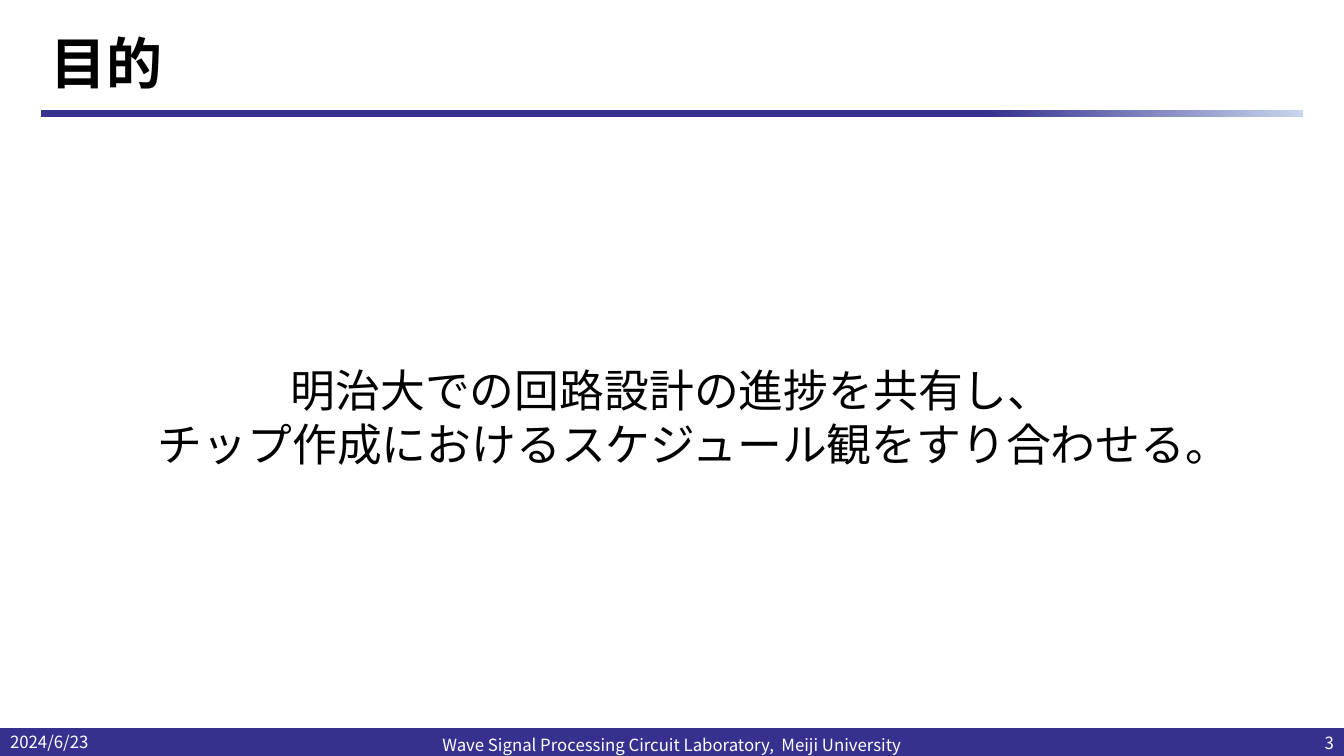
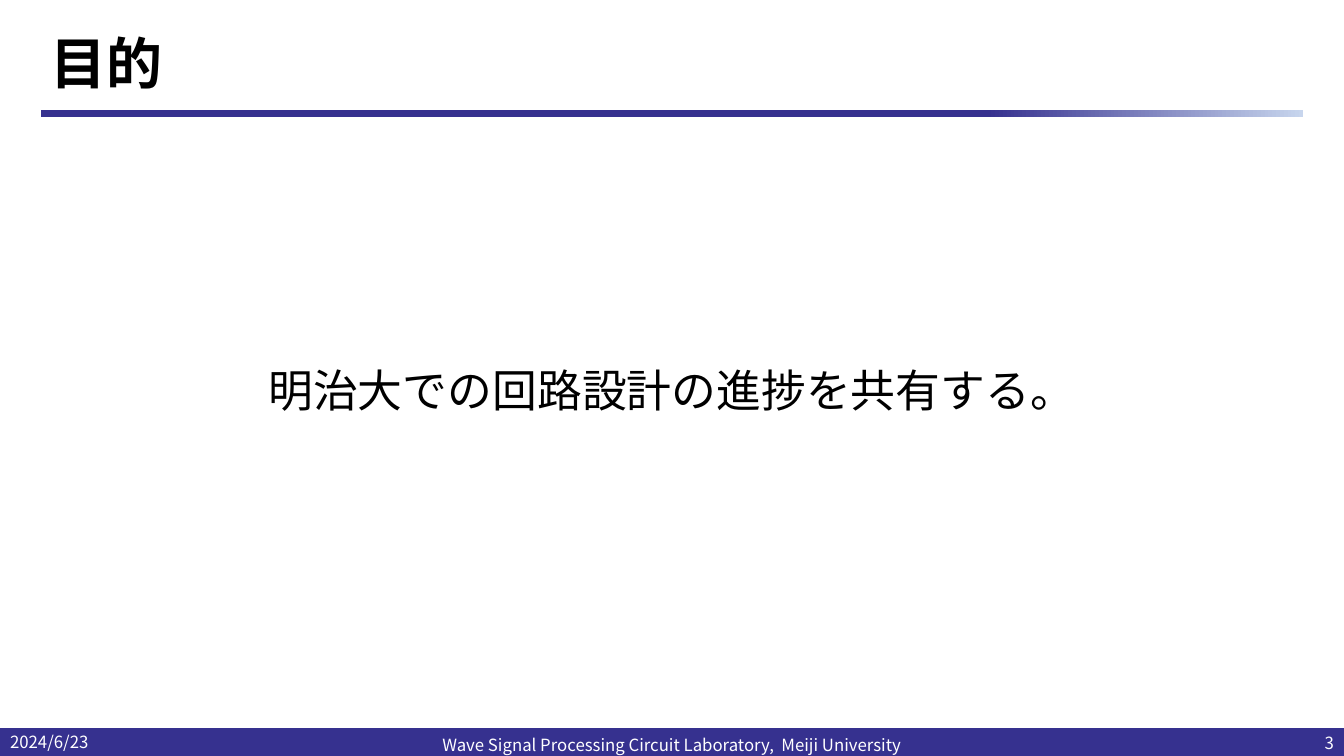
Before and after one commit to kjm-desktop10400/reserch, a slide deck: slide 3 of IHP_2024/明治大の現状報告20240624.pptx. Drawn at 1344x756 pixels with LibreOffice and Linux fonts; fonts in the diff are those of the drawing; background and template pictures are left out. Boxes give left, top, right and bottom in pixels: in the first picture for what was removed or moved away, otherwise in the second. Text is boxed around its words. In the diff, an @@ line names an element or a change of style, - is before the commit and + after.

```diff
--- a/IHP_2024/明治大の現状報告20240624.pptx
+++ b/IHP_2024/明治大の現状報告20240624.pptx
@@ text at [268, 369, 1075, 411]: text changed @@
-明治大での回路設計の進捗を共有し、
-チップ作成におけるスケジュール観をすり合わせる。
+明治大での回路設計の進捗を共有する。
```
Also in this commit, not shown: 1 other slide changed, 2 slides added, 1 other file.
